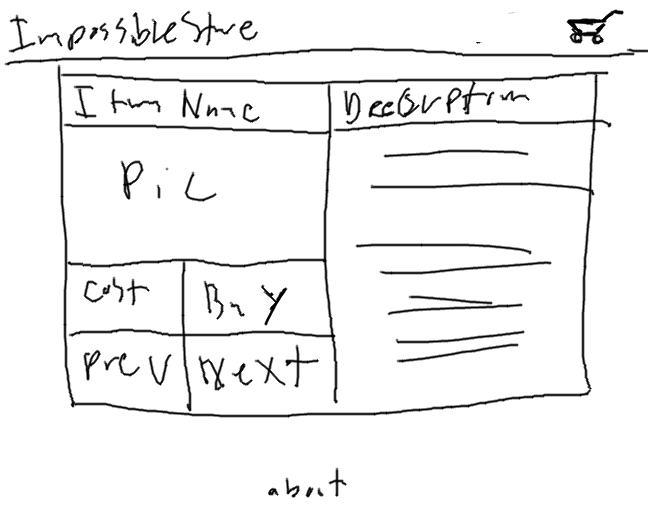
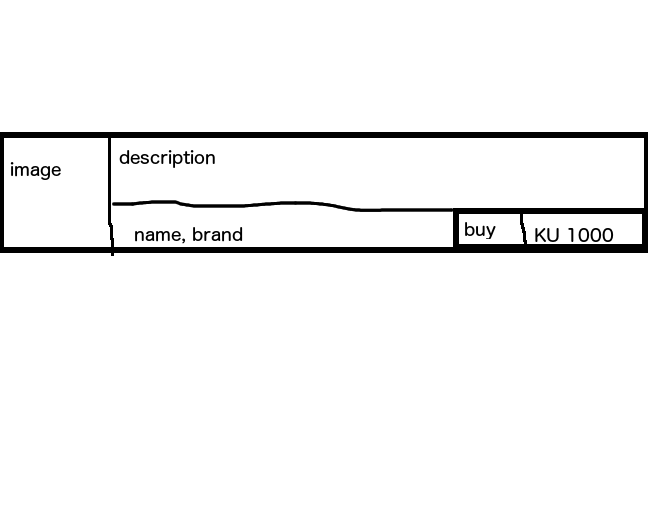
Layers edited between the first and the second 648 × 511 image:
added layer "description" above "name, brand" over bbox(119, 150, 215, 168)
added layer "name, brand" above "item view" over bbox(135, 227, 243, 244)
added layer "item view" above "cart" over bbox(0, 132, 648, 256)
hid "main" over bbox(4, 9, 648, 498)
